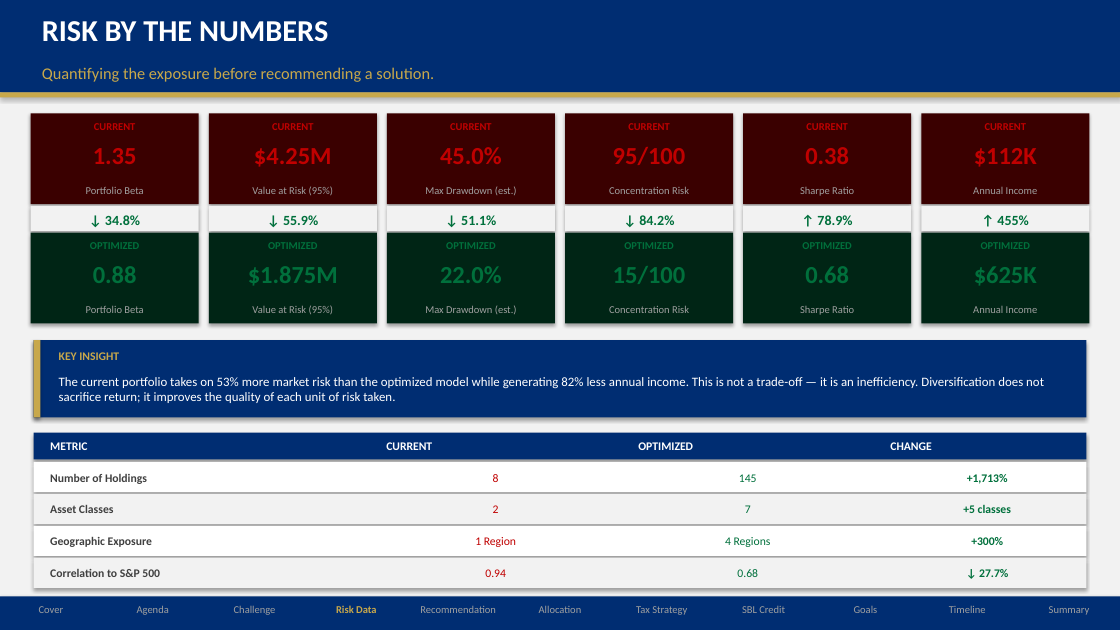
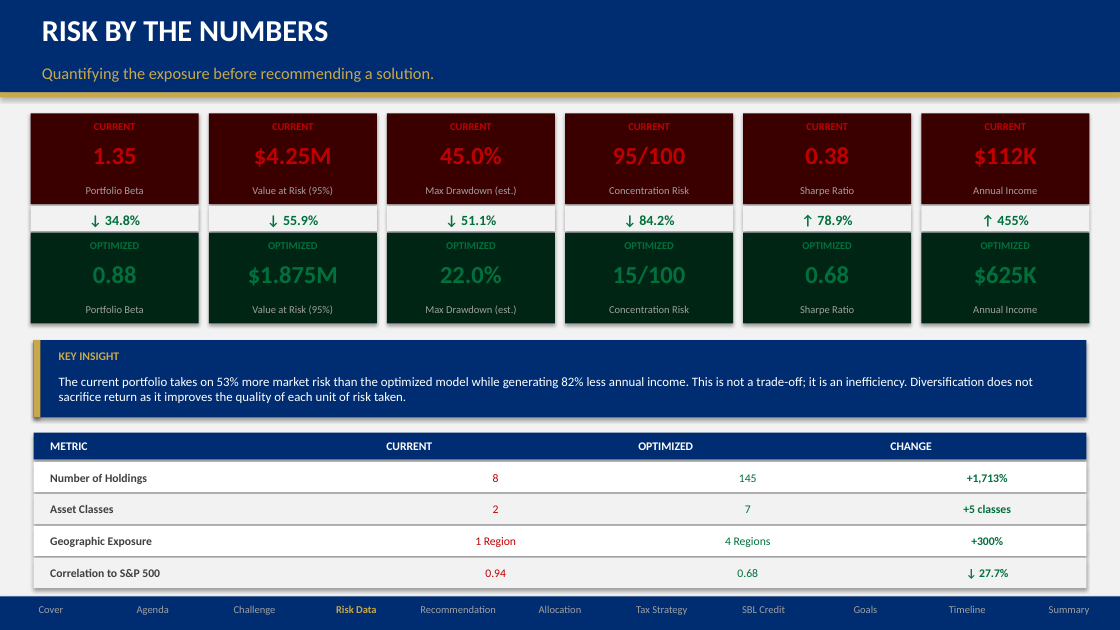
Before and after one commit to mmercado316/UHNW-Portfolio-Case-Study, a slide deck: slide 4 of UHNW_Portfolio_Presentation.pptx. Drawn at 1120x630 pixels with LibreOffice and Linux fonts; fonts in the diff are those of the drawing. Boxes give left, top, right and bottom in pixels: in the first picture for what was removed or moved away, otherwise in the second. Text is boxed around its words. In the diff, an @@ line names an element or a change of style, - is before the commit and + after.

```diff
--- a/UHNW_Portfolio_Presentation.pptx
+++ b/UHNW_Portfolio_Presentation.pptx
@@ text at (59,377,1033,403): text changed @@
-The current portfolio takes on 53% more market risk than the optimized model while generating 82% less annual income. This is not a trade-off — it is an inefficiency. Diversification does not sacrifice return; it improves the quality of each unit of risk taken.
+The current portfolio takes on 53% more market risk than the optimized model while generating 82% less annual income. This is not a trade-off; it is an inefficiency. Diversification does not sacrifice return as it improves the quality of each unit of risk taken.
```
Also in this commit, not shown: 7 other slides changed.
